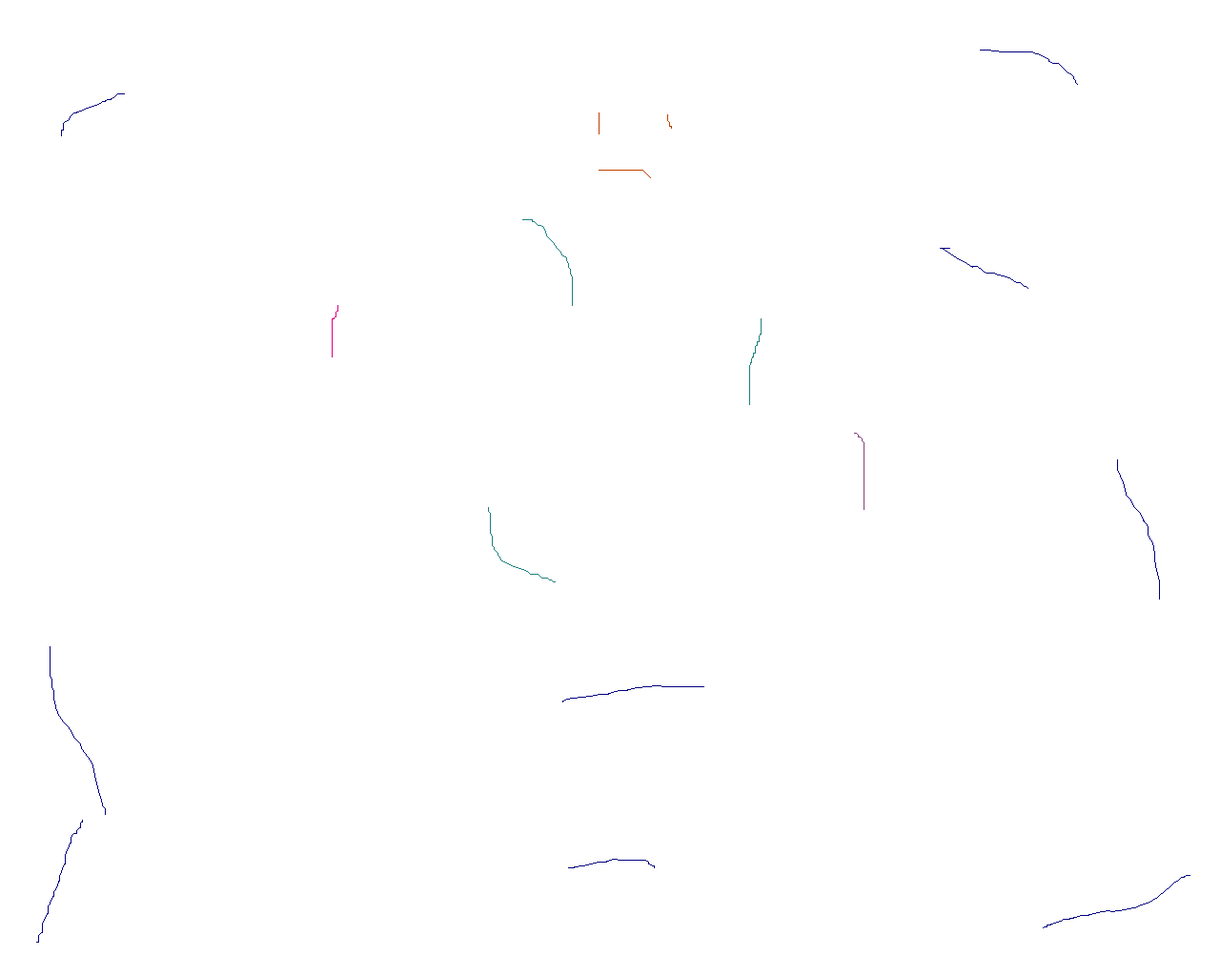
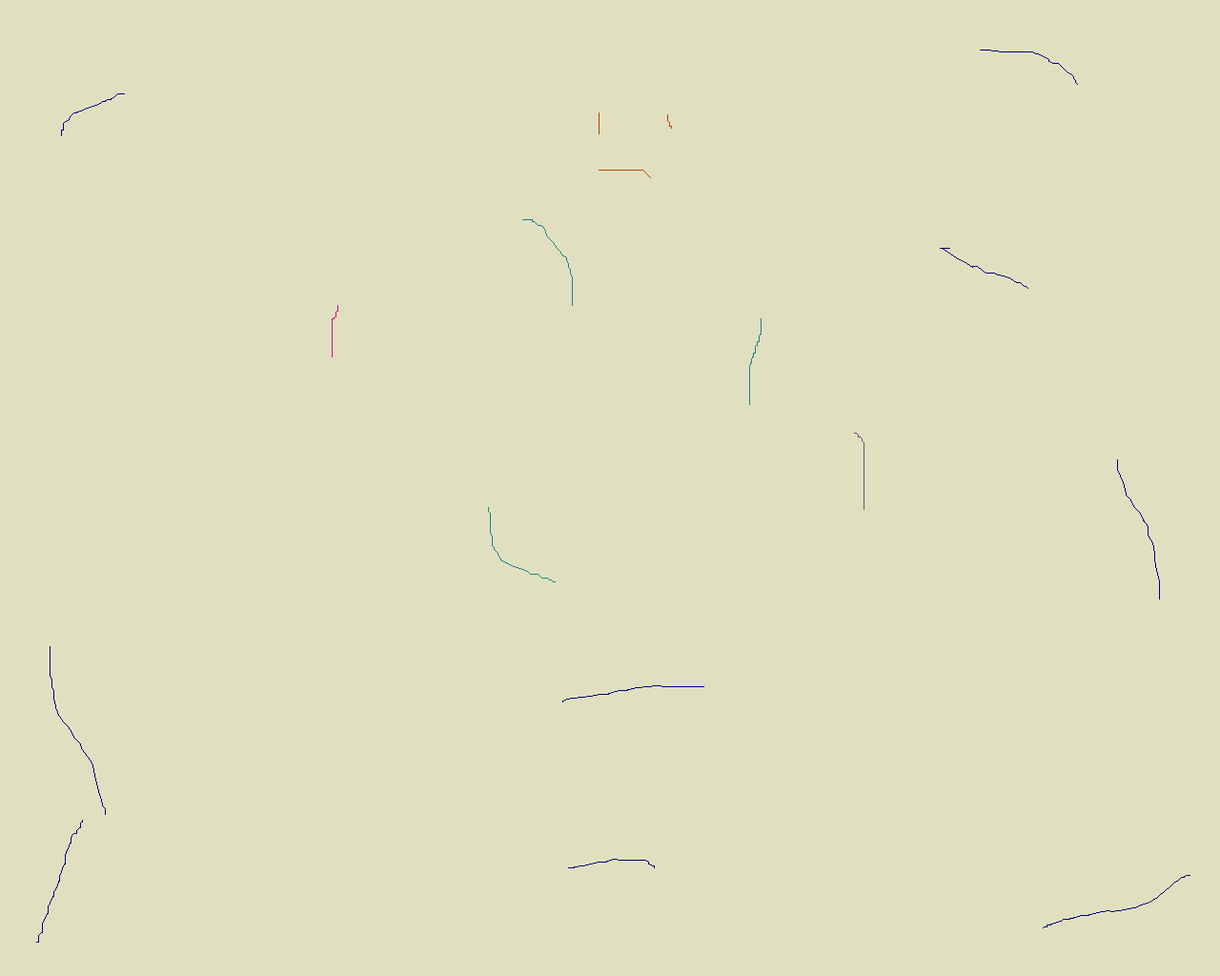
Two versions of the same layered image (1220 × 976). Layer-by-layer changes:
painted on "Background" over [0,0,1220,976]
painted on "38_randomHigh.png" over [0,0,1220,976]
